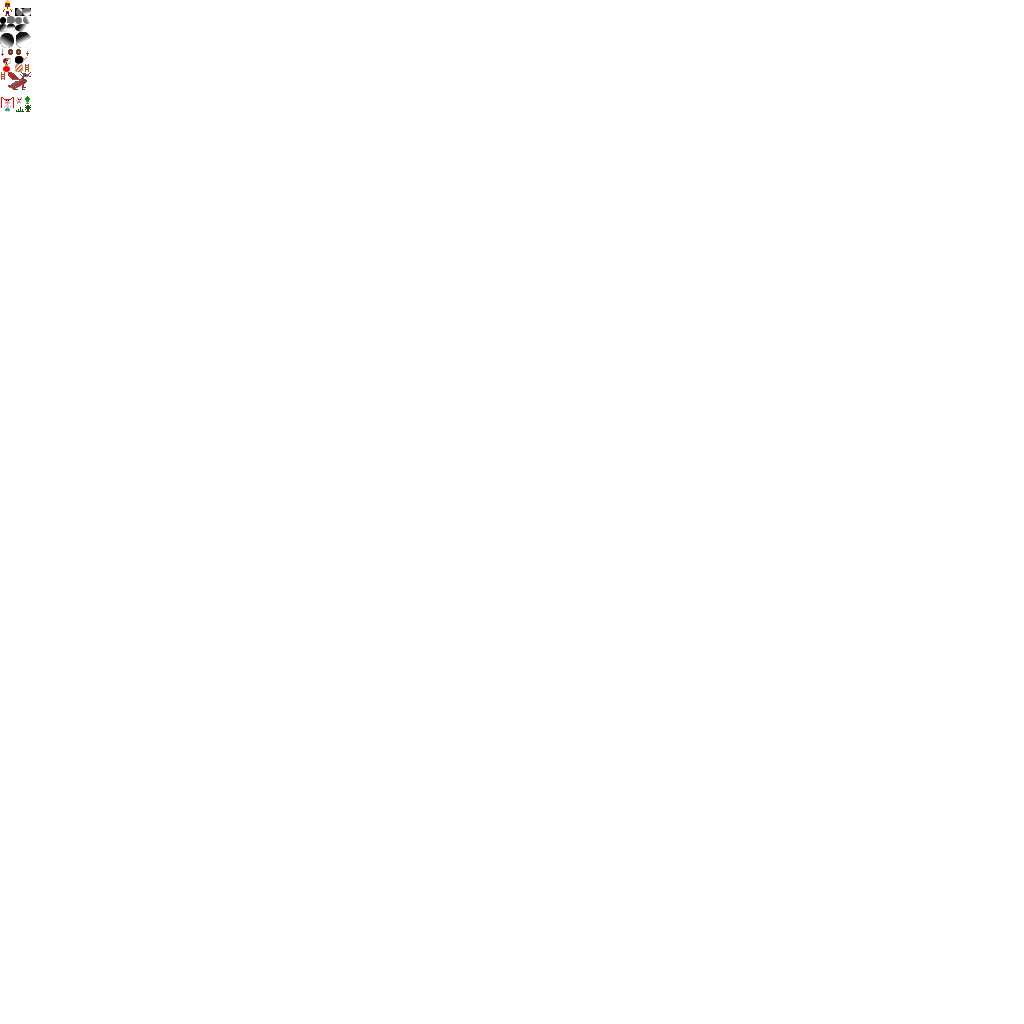
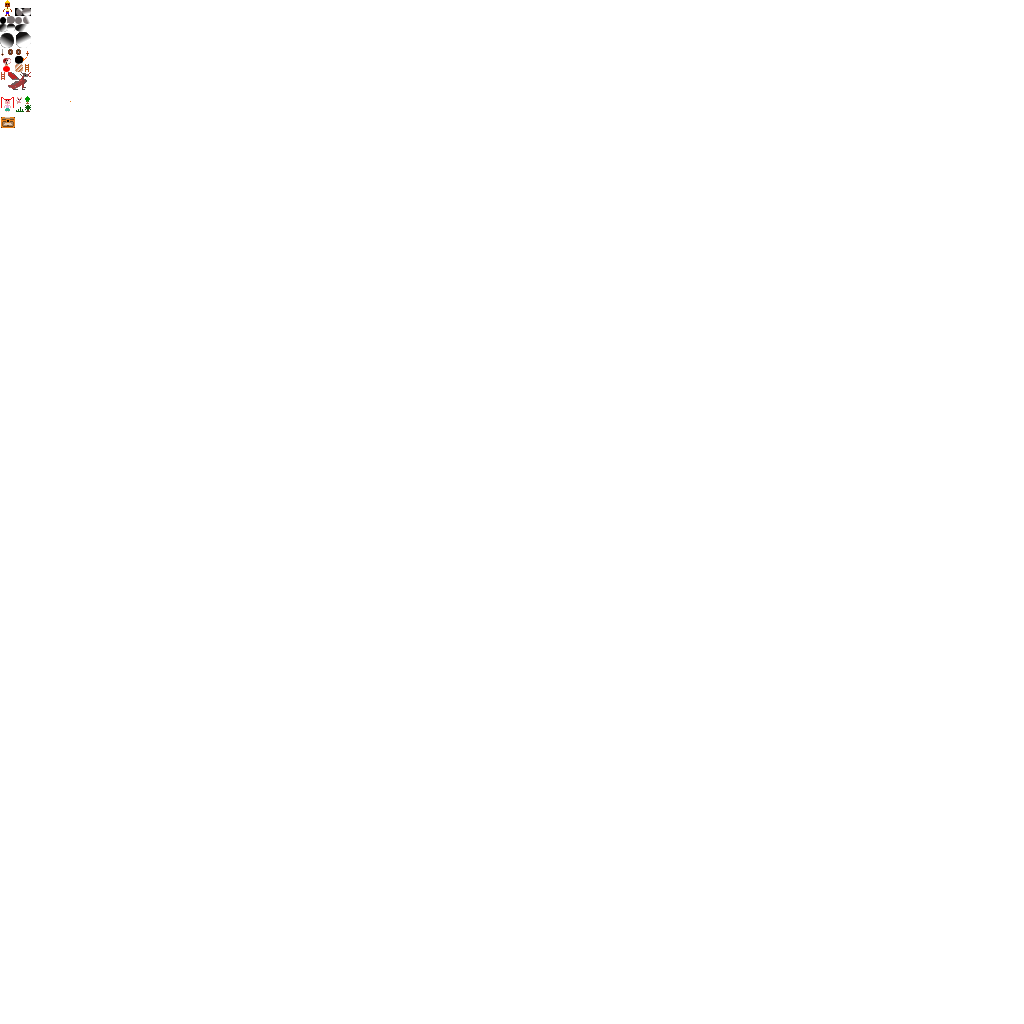
Before/after of a 1024px x 1024px layered artwork. What changed in the layer stack:
painted on "Layer" over (1, 101, 71, 128)
